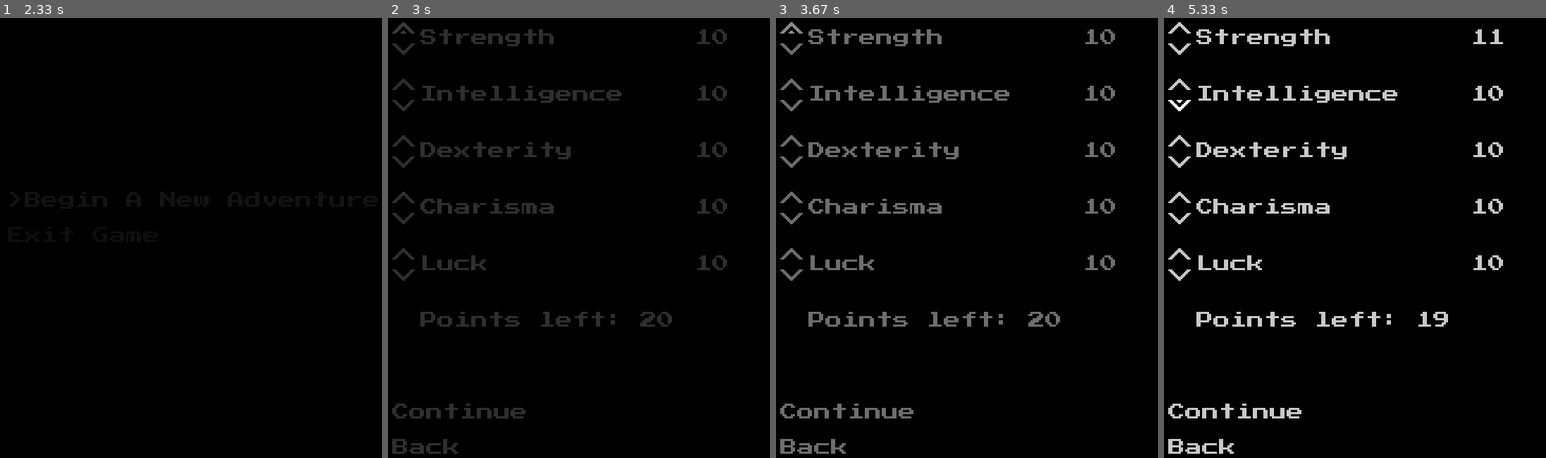
Above: before the commit, frames 1-4 (left to right).
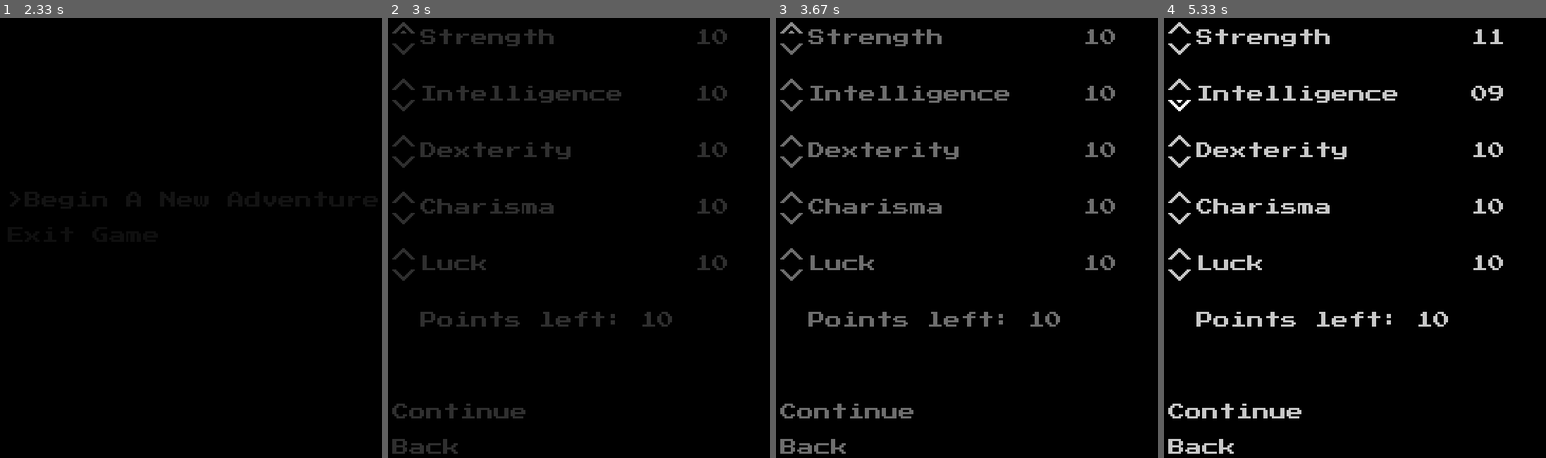
Above: after the commit, the same moments.

Repository: Cyborger/PygameTextRPG
Game: pygame game, started from launcher.py
Two runs of this game, one before a commit and one after it. Both use one fixed random seed, a clock stepped at 60 frames per second and the inputs below.
Inputs (mouse positions are in pixels of both pictures, inside the frame that each line leads up to):
- Up to frame 1 (2.33 s): click "Begin A New Adventure" at 0.38 s
- Up to frame 2 (3 s): no input
- Up to frame 3 (3.67 s): no input
- Up to frame 4 (5.33 s): tap Enter at 4.67 s; click (1179, 106) at 5.05 s

Frame 1 is identical in both runs. In frame 2, less than 0.1% of the frame differs, in the area x 66-70%, y 66-71%; in frame 3, less than 0.1%; in frame 4, 0.2%, in the area x 70-89%, y 15-71%.

Commit message:
Started working on name entering

Diff:
--- a/menus/allocateStatsMenu.py
+++ b/menus/allocateStatsMenu.py
@@ -4,12 +4,11 @@
 from core.imageButton import ImageButton
 from core.label import Label
 
-#TODO: CLEANUP
 
 class AllocateStatsMenu(Menu):
     def __init__(self, parentState):
         super().__init__("allocateStatsMenu", parentState)
-        self.pointsToAllocate = 20
+        self.pointsToAllocate = 10
         self.generateLabels()
         self.generateButtons()
 
@@ -20,8 +19,11 @@
         spacing = 80
         for stat in self.getParent().newPlayer.stats:
             self.addLabel(Label(stat, statX, y))
-            self.addLabel(Label(str(self.getParent().newPlayer.stats[stat]),
-                                valueX, y))
+            statValue = self.getParent().newPlayer.stats[stat]
+            statString = str(statValue)
+            if statValue < 10:
+                statString = "0" + statString
+            self.addLabel(Label(statString, valueX, y))
             y += spacing
         self.addLabel(Label("Points left: " + str(self.pointsToAllocate),
                             statX, y))
@@ -53,7 +55,7 @@
 
 
     def decreaseStat(self, statName):
-        if self.getParent().newPlayer.stats[statName] > 10:
+        if self.getParent().newPlayer.stats[statName] > 6:
             self.getParent().newPlayer.stats[statName] -= 1
             self.pointsToAllocate += 1
             self.refreshLabels()
--- /dev/null
+++ b/menus/nameChoosingMenu.py
@@ -0,0 +1,14 @@
+from core.menu import Menu
+from core.label import Label
+from core.labelButton import LabelButton
+
+
+class NameChoosingMenu(Menu):
+    def __init__(self, parentState):
+        super().__init__("nameChoosingMenu", parentState)
+        self.addLabel(Label("Enter your name: ", 20, 20))
+        self.addButton(LabelButton("Back", 20, 650, self.goBack))
+
+    def goBack(self):
+        newMenu = "characterCreationState/raceSelectionMenu"
+        self.getRoot().fadeMenuChange(newMenu)
--- a/menus/raceSelectionMenu.py
+++ b/menus/raceSelectionMenu.py
@@ -1,17 +1,22 @@
 from core.menu import Menu
+from core.label import Label
 from core.labelButton import LabelButton
 
 
 class RaceSelectionMenu(Menu):
     def __init__(self, parentState):
         super().__init__("raceSelectionMenu", parentState)
-        self.races = ["Human", "Elf", "Dwarf", "Halfling"]
+        self.races = ["Human", "Elf", "Dwarf", "Orc", "Halfling", "Ratfolk"]
+        self.createLabels()
         self.createButtons()
+
+    def createLabels(self):
+        self.addLabel(Label("Choose a race: ", 10, 20, fontSize = 32))
 
     def createButtons(self):
         x = 40
-        y = 40
-        ySpacing = 90
+        y = 70
+        ySpacing = 60
         for race in self.races:
             self.addButton(LabelButton(race, x, y, self.chooseRace, race))
             y += ySpacing
@@ -19,7 +24,7 @@
 
     def chooseRace(self, raceName):
         self.getParent().newPlayer.race = raceName
-        print("Player race: " + self.getParent().newPlayer.race)
+        self.getRoot().fadeMenuChange("characterCreationState/nameChoosingMenu")
 
     def goBack(self):
         self.getRoot().fadeMenuChange("characterCreationState/allocateStatsMenu")
--- a/states/characterCreationState.py
+++ b/states/characterCreationState.py
@@ -2,6 +2,7 @@
 from core.state import State
 from menus.allocateStatsMenu import AllocateStatsMenu
 from menus.raceSelectionMenu import RaceSelectionMenu
+from menus.nameChoosingMenu import NameChoosingMenu
 
 class CharacterCreationState(State):
     def __init__(self, game):
@@ -9,3 +10,4 @@
         self.newPlayer = Player()
         self.addMenu(AllocateStatsMenu(self))
         self.addMenu(RaceSelectionMenu(self))
+        self.addMenu(NameChoosingMenu(self))
